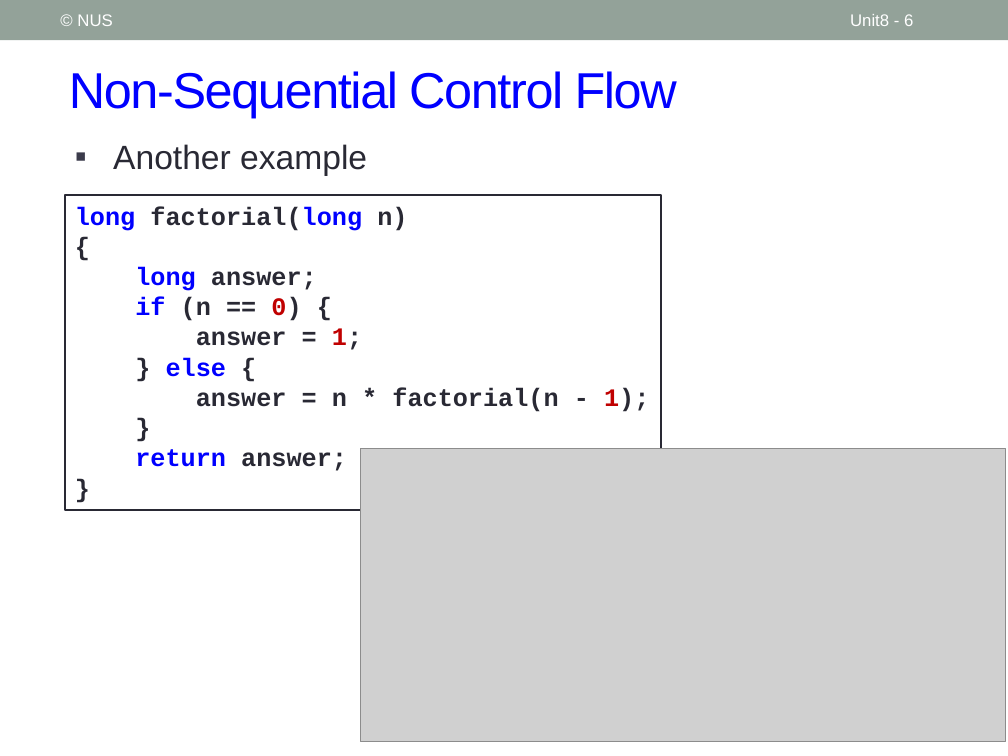
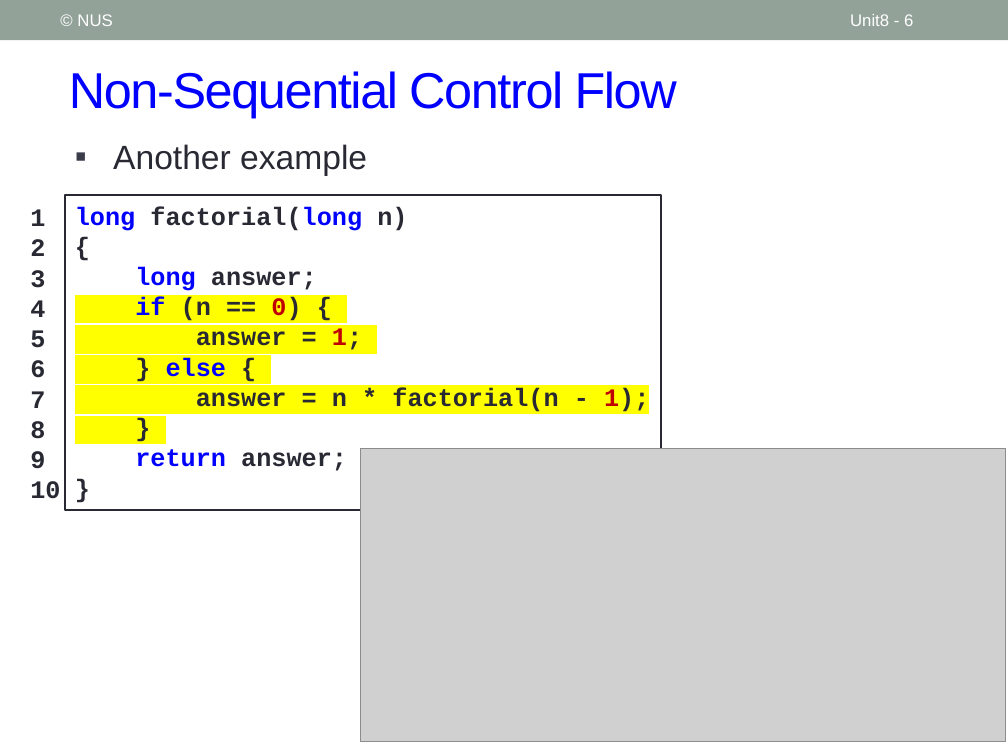
Before and after one commit to nus-cs1010-2021-s2/website, a slide deck: slide 6 of slides/Unit8_Conditional Statements.pptx. Drawn at 1008x756 pixels with LibreOffice and Linux fonts; fonts in the diff are those of the drawing; grey boxes stand for pictures. Boxes give left, top, right and bottom in pixels: in the first picture for what was removed or moved away, otherwise in the second. Text is boxed around its words. In the diff, an @@ line names an element or a change of style, - is before the commit and + after.

```diff
--- a/slides/Unit8_Conditional Statements.pptx
+++ b/slides/Unit8_Conditional Statements.pptx
@@ text added at [30,209,60,499], 18 pt, text #292934, bold @@
+1
+2
+3
+4
+5
+6
+7
+8
+9
+10
@@ text in rectangle at [135,297,649,412]: highlight none to #FFFF00 in "if (n == 0) {", "answer = 1;", "} else {", "answer = n * factorial(n - 1);" and 1 more places @@
```
Also in this commit, not shown: 7 other slides changed, 2 slides added, 7 other files.
